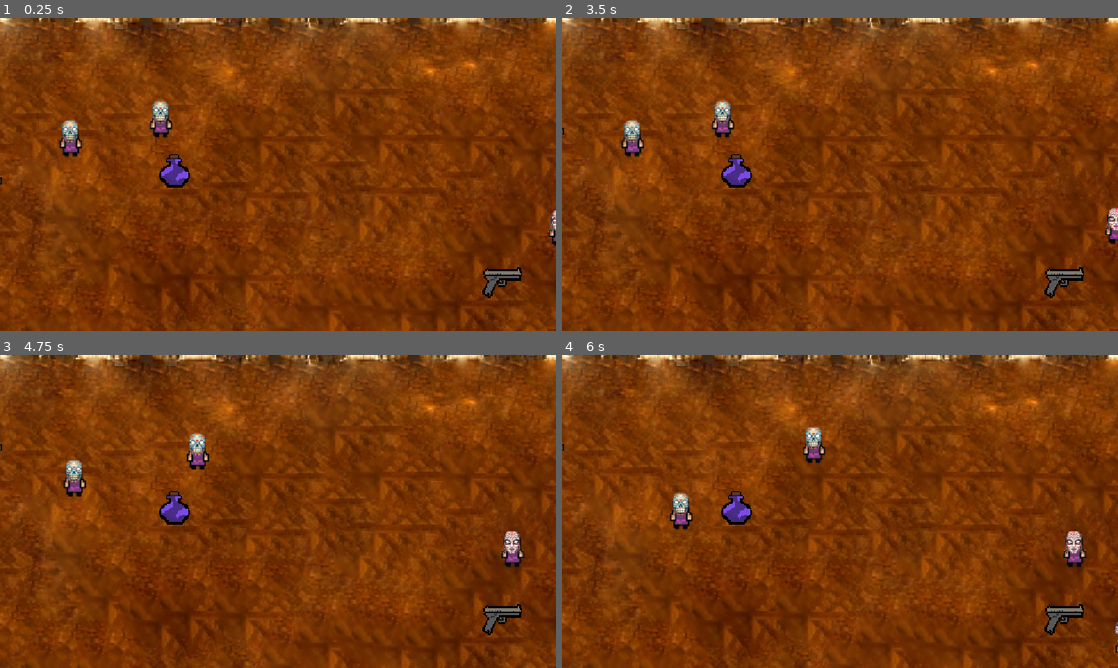
Above: before the commit, frames 1-4 (two rows, left to right).
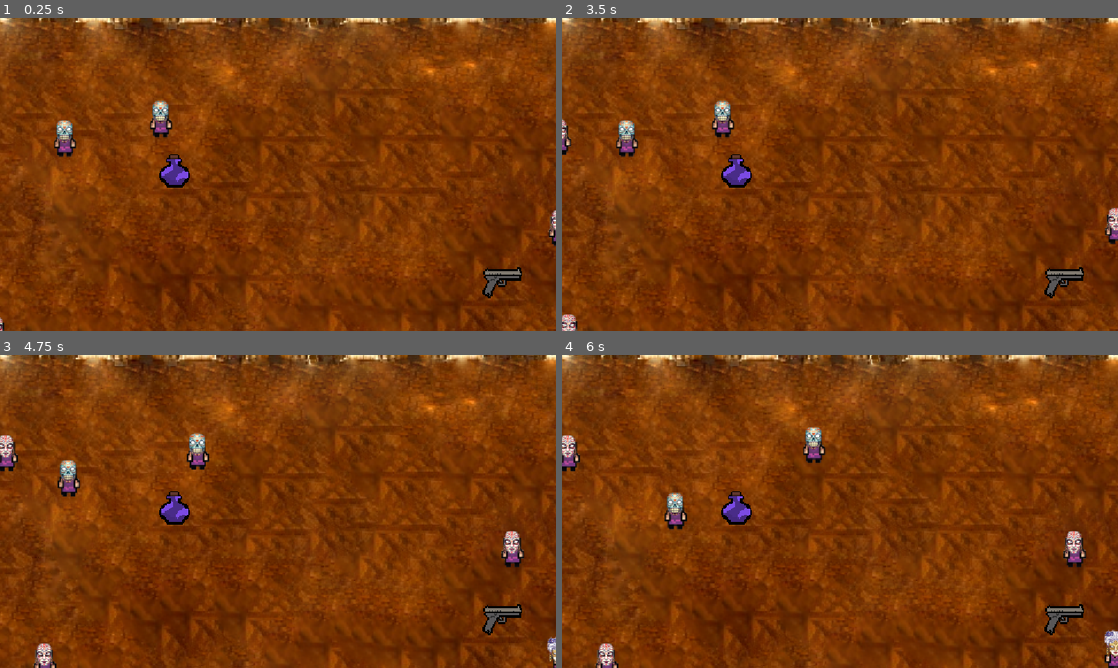
Above: after the commit, the same moments.

Repository: Tijana0/Last-One-Dancing
Game: Godot game, scene res://scenes/game_room.tscn
Same seed, same stepped clock (60 frames per second), same inputs: the game is played once before the commit and once after it. This scene is started directly instead of the project's main scene. The engine's default icon, where the game draws it, is replaced by a stand-in: a white triangle on a blue panel in a dark square.
Inputs:
- Up to frame 1 (0.25 s): no input
- Up to frame 2 (3.5 s): tap Enter (ui_accept) at 0.5, 0.77, 1.25, 1.52, 2, 2.75, 3.02 s; hold Right (ui_right) 0.53-1.28 s; tap F (dance) at 0.6 s; hold Down (ui_down) 1.28-2.03 s; tap K at 1.35 s; hold Right (ui_right) 2.03-2.78 s; hold Space 2.03-2.78 s; hold Up (ui_up) from 2.78 s (still down); tap E at 2.85 s
- Up to frame 3 (4.75 s): release Up (ui_up) at 3.53 s; hold Left (ui_left) from 3.53 s (still down); tap F (dance) at 3.6 s; tap Enter (ui_accept) at 3.77, 4.52 s; tap K at 4.35 s
- Up to frame 4 (6 s): release Left (ui_left) at 5.03 s; hold Down (ui_down) 5.03-5.78 s; hold Space 5.03-5.78 s; hold Right (ui_right) from 5.78 s (still down); tap E at 5.85 s

The runs differ from the first frame. In frame 1, 0.5% of the frame differs, in the area x 0-15%, y 32-100%; in frame 2, 0.7%; in frame 3, 1.1%; in frame 4, 1.3%, in the area x 0-100%, y 25-100%.

Commit message:
fix: shrink collision shapes to reduce character padding and improve movement

Diff:
--- a/prefabs/npc.tscn
+++ b/prefabs/npc.tscn
@@ -5,7 +5,7 @@
 [ext_resource type="SpriteFrames" path="res://assets/sprites/masks/mask1_frames.tres" id="3_SF_npc"]
 
 [sub_resource type="RectangleShape2D" id="RectangleShape2D_1ov3m"]
-size = Vector2(166, 169)
+size = Vector2(60, 140)
 
 [node name="NPC" type="CharacterBody2D" unique_id=1053508573]
 script = ExtResource("1_1ov3m")
--- a/prefabs/player.tscn
+++ b/prefabs/player.tscn
@@ -8,7 +8,7 @@
 [ext_resource type="Texture2D" path="res://assets/holder_mask.PNG" id="6_holder_mask"]
 
 [sub_resource type="RectangleShape2D" id="RectangleShape2D_g2els"]
-size = Vector2(164, 165)
+size = Vector2(60, 140)
 
 [sub_resource type="CameraTexture" id="CameraTexture_4dohe"]
 
--- a/scripts/npc.gd
+++ b/scripts/npc.gd
@@ -61,7 +61,7 @@
 		# Item avoidance (simple)
 		var items = get_tree().get_nodes_in_group("pickups")
 		for item in items:
-			if global_position.distance_to(item.global_position) < 80.0:
+			if global_position.distance_to(item.global_position) < 50.0:
 				var push_dir = (global_position - item.global_position).normalized()
 				move_direction = (move_direction + push_dir * 0.5).normalized()
 				time_until_change = 0.5  # Re-evaluate soon
